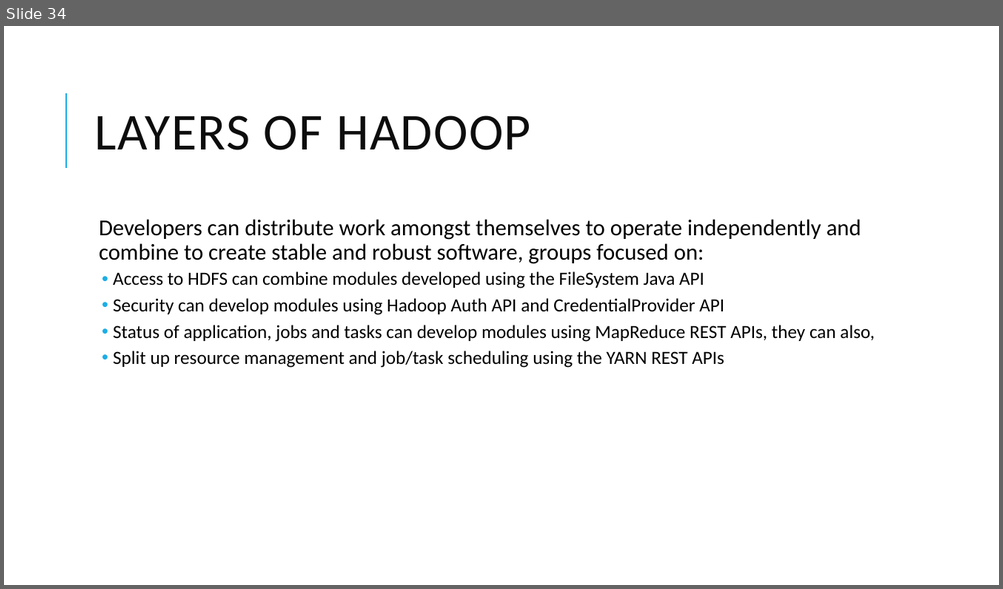
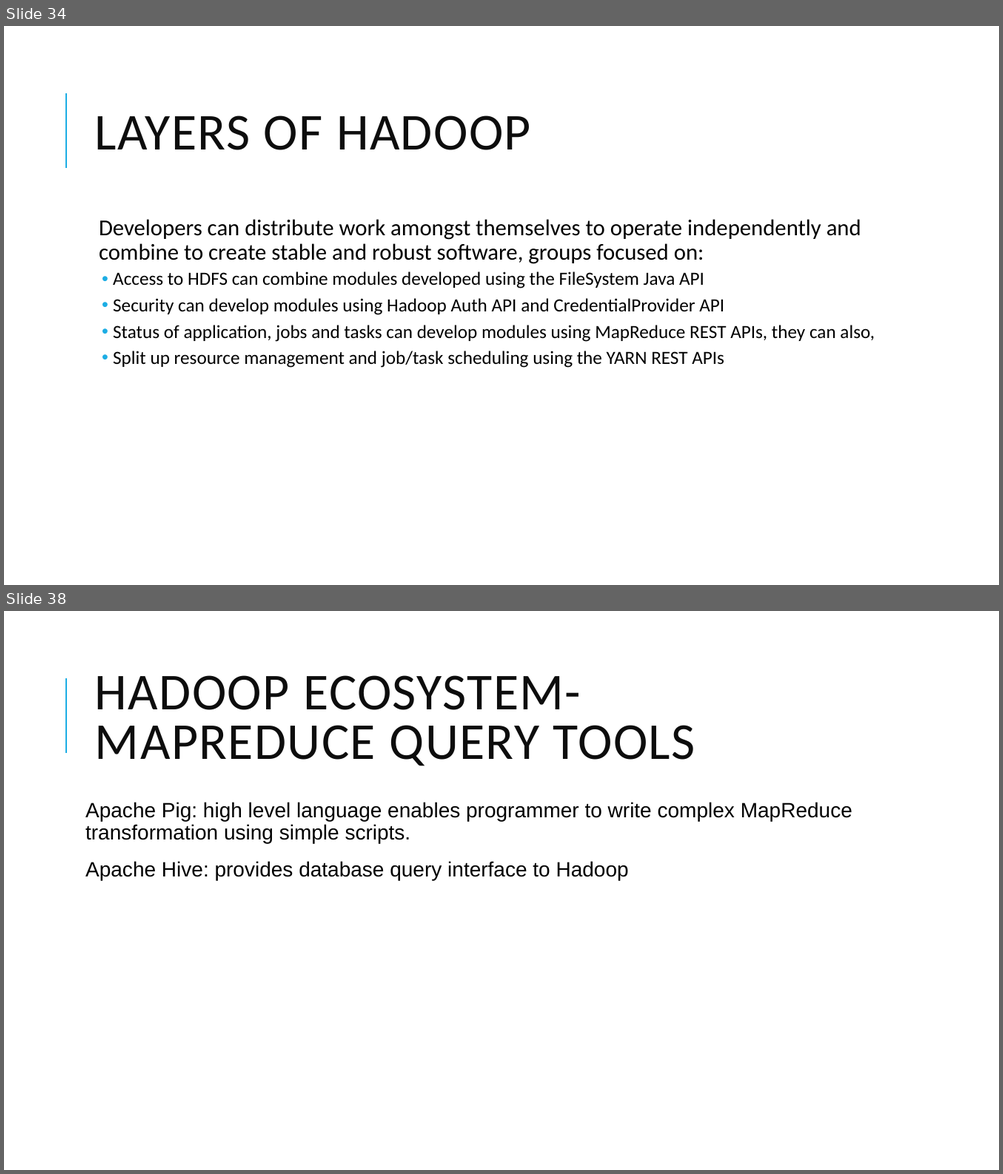
Before and after one commit to dsjili/eecs4314, a slide deck: assignment1_compiled.pptx. Shown one above the other, each under a label of ours: slide 34 before the commit, slides 34 and 38 after it; the slides between them are not shown. The pictures are 1003x589 and 1003x1174 pixels, drawn with LibreOffice and Linux fonts; fonts in the diff are those of the drawing. Boxes give left, top, right and bottom in pixels: in the first picture for what was removed or moved away, otherwise in the second. Text is boxed around its words. In the diff, an @@ line names an element or a change of style, - is before the commit and + after.

Commit message:
added the ecosystem slides

```diff
--- a/assignment1_compiled.pptx
+++ b/assignment1_compiled.pptx
@@ slide 38 added at (x1=4, y1=611, x2=999, y2=1170), background #FFFFFF; not listed: 1 template element that a slide beside it also shows @@
@@ title added at (x1=95, y1=675, x2=695, y2=766), 50 pt, text #0D0D0D @@
+HADOOP ECOSYSTEM- MAPREDUCE QUERY TOOLS
@@ text added at (x1=85, y1=802, x2=852, y2=880), 20 pt, text #000000 @@
+  Apache Pig: high level language enables programmer to write complex MapReduce transformation using simple scripts.
+  Apache Hive: provides database query interface to Hadoop
```
Also in this commit, not shown: 9 other slides added.
